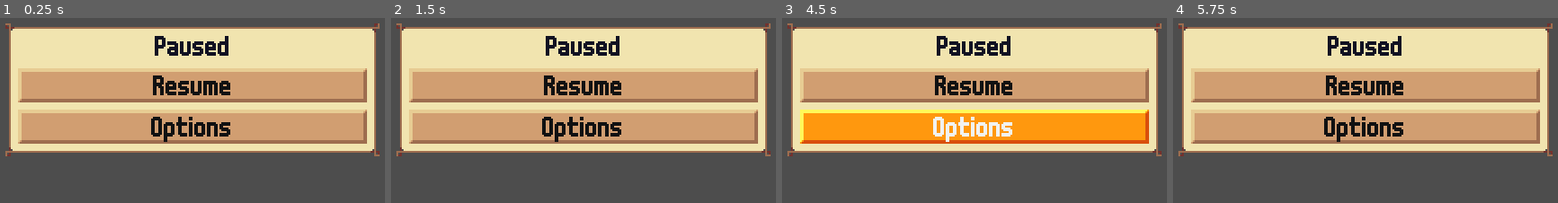
Above: before the commit, frames 1-4 (left to right).
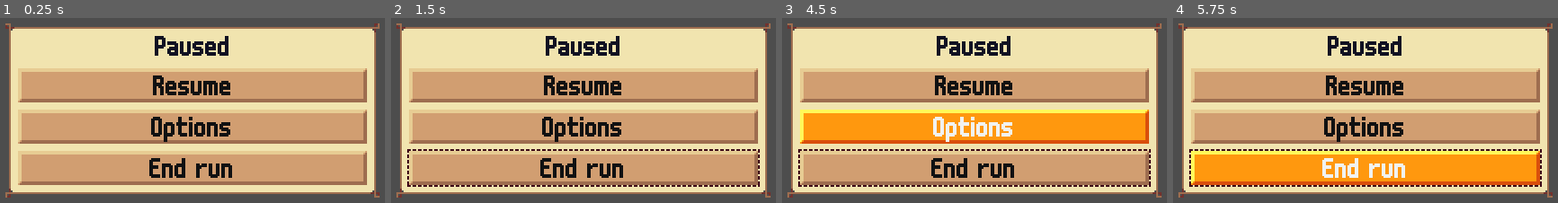
Above: after the commit, the same moments.

Repository: krobbi/afrogalypse
Game: Godot game, scene res://gui/cards/pause_gui_card.tscn
Two runs of this game, one before a commit and one after it. Both use one fixed random seed, a clock stepped at 60 frames per second and the inputs below. This scene is started directly instead of the project's main scene.
Inputs (mouse positions are in pixels of both pictures, inside the frame that each line leads up to):
- Up to frame 1 (0.25 s): no input
- Up to frame 2 (1.5 s): tap Enter at 0.5 s; move the mouse to (710, 162) at 0.52 s; hold D (steer_right) 0.53-1.28 s; tap Space (boost) at 0.6, 1.25, 1.35 s; click (710, 162) at 0.67 s; move the mouse to (468, 193) at 1.27 s; hold Shift (brake) from 1.28 s (still down)
- Up to frame 3 (4.5 s): tap Enter at 2, 3.5 s; move the mouse to (1032, 106) at 2.02 s; release Shift (brake) at 2.03 s; hold D (steer_right) 2.03-3.53 s; tap 0 at 2.1, 4.35 s; tap Space (boost) at 2.3, 2.75, 2.85, 3.6, 4.25 s; move the mouse to (outside the picture) at 2.77 s; click (outside the picture) at 2.92 s; move the mouse to (outside the picture) at 3.52 s; hold A (steer_left) from 3.53 s (still down); tap Escape (pause) at 4.15 s; move the mouse to (801, 129) at 4.27 s
- Up to frame 4 (5.75 s): tap Space (boost) at 4.55, 5.1 s; move the mouse to (1392, 177) at 5.02 s; release A (steer_left) at 5.03 s; hold Shift (brake) from 5.03 s (still down); click (1392, 177) at 5.17 s

The runs differ from the first frame. In frame 1, 22% of the frame differs, in the area x 1-99%, y 69-98%; in frame 2, 23%; in frame 3, 23%; in frame 4, 23%.

Commit message:
Add end run option to pause menu

Diff:
--- a/autoloads/event/event.gd
+++ b/autoloads/event/event.gd
@@ -37,6 +37,9 @@
 ## Emitted when the game is paused.
 signal game_paused
 
+## Emitted when the game is manually ended.
+signal game_ended
+
 ## Emitted when the input mappings are changed.
 signal input_mappings_changed
 
--- a/entities/car/car.gd
+++ b/entities/car/car.gd
@@ -11,6 +11,7 @@
 	STARTING, ## The car is accelerating for the game state.
 	GAME, ## The car is in an in-game state.
 	STOPPING, ## The car is stopping for a game over.
+	ENDING, ## The game is manually being ended.
 }
 
 ## The rate to gain difficulty per second.
@@ -122,6 +123,7 @@
 func _ready() -> void:
 	Event.subscribe(Event.new_game_started, _on_new_game_started)
 	Event.subscribe(Event.sign_passed, _on_sign_passed)
+	Event.subscribe(Event.game_ended, _on_game_ended)
 
 
 ## Run on every physics frame. Process the car's state.
@@ -133,6 +135,8 @@
 			_process_game_state(delta)
 		State.STOPPING:
 			_process_stopping_state(delta)
+		State.ENDING:
+			_process_ending_state(delta)
 
 	_apply_speed()
 	_boost_amount = maxf(_boost_amount - _BOOST_DECAY * delta, 0.0)
@@ -268,6 +272,27 @@
 		_state = State.IDLE
 		_engine_player.stop()
 		Event.game_over.emit()
+
+
+## Process the car's ending [enum State]. Deplete the car's energy and change to
+## the stopping [enum State].
+func _process_ending_state(delta: float) -> void:
+	_handle_input(delta, false)
+
+	if _boost_amount <= 0.0:
+		_boost_effects.disable()
+
+	if _hit_cooldown > 0.0 or _boost_amount > 0.0:
+		_hit_cooldown = maxf(_hit_cooldown - delta, 0.0)
+		material.set_shader_parameter("flash_amount", minf(_hit_cooldown, 1.0))
+	else:
+		if _energy > 0:
+			_gain_invincibility(0.2)
+			_play_hit(1.0)
+			_lose_energy()
+		else:
+			_play_hit(1.4)
+			_state = State.STOPPING
 
 
 ## Run when a new game starts. Reset the stats.
@@ -288,6 +313,14 @@
 		_gain_energy()
 
 
+## Run when the game is manually ended. Change to the ending [enum State] and
+## emit [signal Event.level_finished].
+func _on_game_ended() -> void:
+	if _state == State.GAME:
+		_state = State.ENDING
+		Event.level_finished.emit()
+
+
 ## Run when the [DistanceClock] reaches a distance. Increment the current score.
 func _on_distance_clock_distance_reached() -> void:
 	if _score % 10 == 9 and _score < 30:
--- a/gui/cards/pause_gui_card.gd
+++ b/gui/cards/pause_gui_card.gd
@@ -11,3 +11,10 @@
 func resume() -> void:
 	get_tree().paused = false
 	pop_card()
+
+
+## Run when the end run [Button] is pressed. Resume the game and emit
+## [signal Event.game_ended].
+func _on_end_run_button_pressed() -> void:
+	resume()
+	Event.game_ended.emit()
--- a/gui/cards/pause_gui_card.tscn
+++ b/gui/cards/pause_gui_card.tscn
@@ -19,5 +19,10 @@
 layout_mode = 2
 text = "button.options"
 
+[node name="EndRunButton" type="Button" parent="VBoxContainer" index="3"]
+layout_mode = 2
+text = "button.end_run"
+
 [connection signal="pressed" from="VBoxContainer/ResumeButton" to="." method="resume"]
 [connection signal="pressed" from="VBoxContainer/OptionsButton" to="." method="push_card" binds= ["options"]]
+[connection signal="pressed" from="VBoxContainer/EndRunButton" to="." method="_on_end_run_button_pressed"]
--- a/resources/translations/text.csv
+++ b/resources/translations/text.csv
@@ -8,6 +8,7 @@
 button.continue,"Continue"
 button.controls,"Controls"
 button.credits,"Credits"
+button.end_run,"End run"
 button.options,"Options"
 button.quit,"Quit"
 button.reset_controls,"Reset controls"
